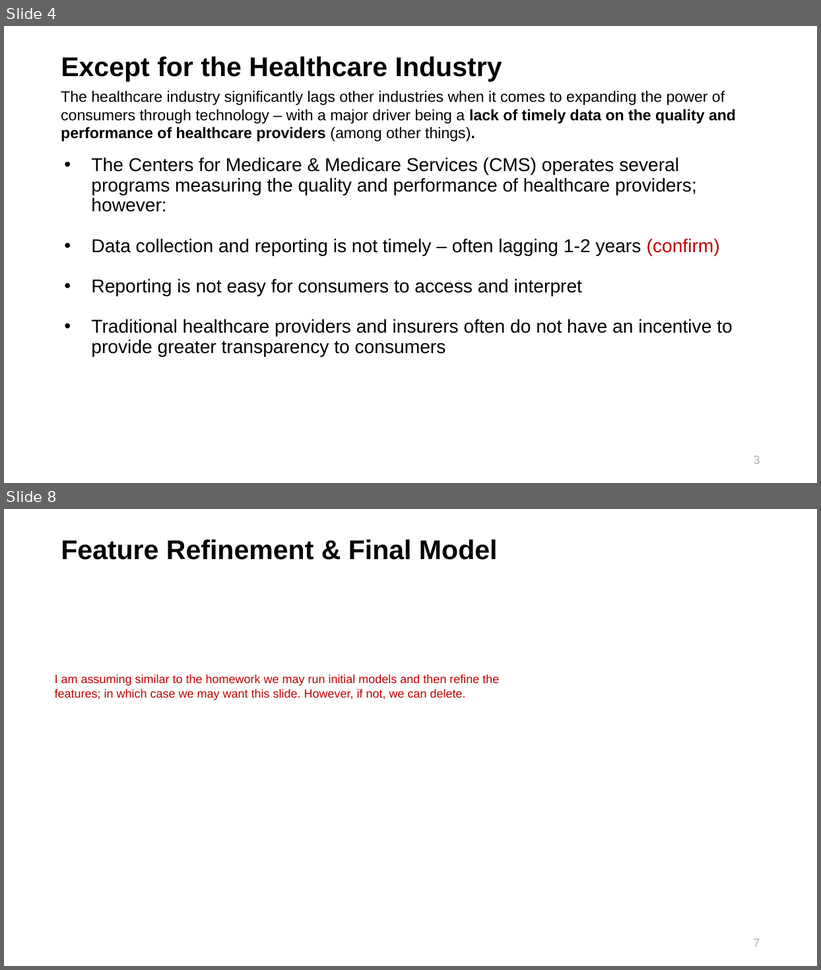
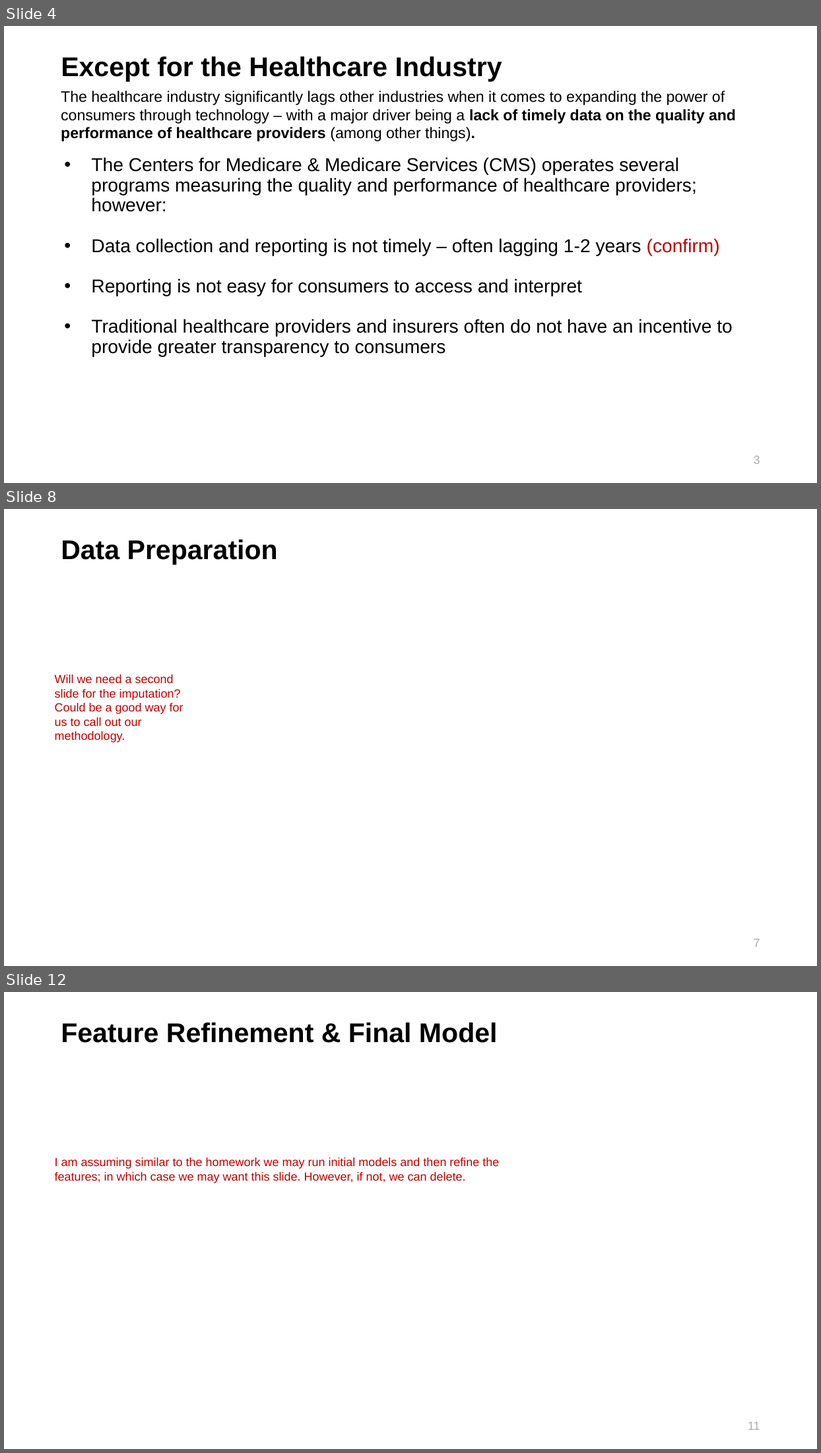
Before and after one commit to maringow/DataMiningGroupProject, a slide deck: Data Mining_Final Project_Hospital Ranking.pptx. Shown one above the other, each under a label of ours: slides 4 and 8 before the commit, slides 4, 8 and 12 after it; the slides between them are not shown. The pictures are 821x970 and 821x1453 pixels, drawn with LibreOffice and Linux fonts; fonts in the diff are those of the drawing; background and template pictures are left out. Boxes give left, top, right and bottom in pixels: in the first picture for what was removed or moved away, otherwise in the second. Text is boxed around its words. In the diff, an @@ line names an element or a change of style, - is before the commit and + after.

```diff
--- a/Data Mining_Final Project_Hospital Ranking.pptx
+++ b/Data Mining_Final Project_Hospital Ranking.pptx
@@ slide 8 added at [4, 509, 817, 966], background picture (left out) @@
@@ title added at [61, 539, 278, 565], 32 pt, text #000000, bold @@
+Data Preparation
@@ text added at [55, 675, 184, 743], 14 pt, text #C00000 @@
+Will we need a second slide for the imputation? Could be a good way for us to call out our methodology.
@@ page number added at [754, 939, 760, 947], 14 pt, text #AEABAB @@
+7
@@ what was slide 8 is now slide 12 @@
@@ page number at [748, 1422, 760, 1430]: text changed @@
-7
+11
```
Also in this commit, not shown: 5 slides changed, 3 other slides added.
